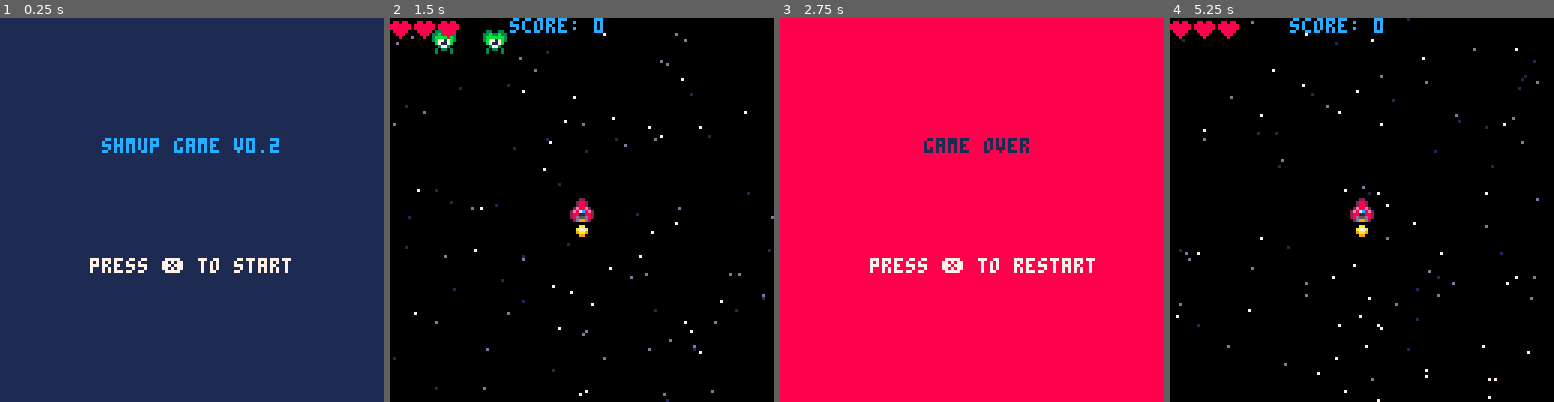
Above: before the commit, frames 1-4 (left to right).
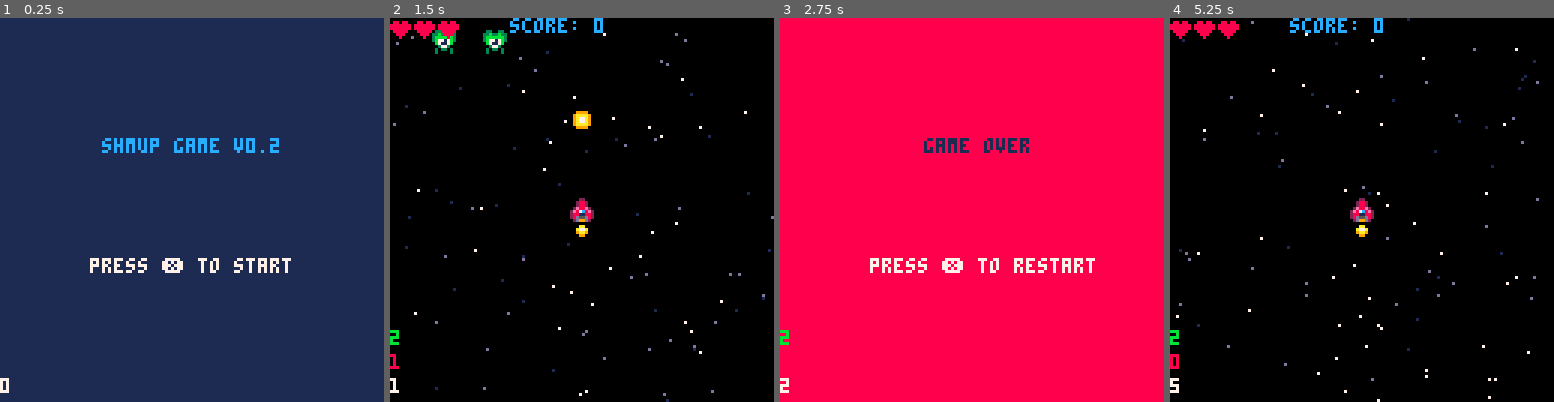
Above: after the commit, the same moments.

Repository: sirchras/p8-shmup
Game: PICO-8 cartridge shmup.p8
The game is run twice, just before and just after one commit, with the same random seed, the same clock (stepped at 60 frames per second) and the same inputs.
Inputs:
- Up to frame 1 (0.25 s): no input
- Up to frame 2 (1.5 s): tap X (X key) at 0.33, 1.07 s; tap O (Z key) at 0.7 s
- Up to frame 3 (2.75 s): hold Right 1.6-2.1 s; tap O (Z key) at 1.7, 2.1, 2.5 s; tap X (X key) at 1.85 s; hold Up 2.15-2.42 s; hold Right from 2.47 s (still down)
- Up to frame 4 (5.25 s): tap O (Z key) every 0.4 s from 2.9 to 4.9 s; tap X (X key) at 2.97, 4.08, 5.2 s; release Right at 3.03 s; hold Left 3.08-3.58 s; hold Down 3.63-3.97 s; hold Right 4.02-4.68 s; hold Up 4.73-5.03 s; hold Left from 5.08 s (still down)

The runs differ from the first frame. In frame 1, less than 0.1% of the frame differs, in the area x 0-3%, y 93-98%; in frame 2, 0.4%, in the area x 0-53%, y 24-98%; in frame 3, 0.1%; in frame 4, 0.2%.

Commit message:
update firing mechanics

Diff:
--- a/shmup.p8
+++ b/shmup.p8
@@ -26,13 +26,9 @@
 	}
 	draw[state]()
 	--debug time
-	if not state=="debug" then
-		print(flr(time()),0,120,7)
-		if (p) print(p.invul,0,104,9)
-		if (p) print(sin(p.invul/3),0,112,5)
---		if (bullets) print(#bullets,0,112,8)
---		if (enemies) print(#enemies,0,104,11)
-	end
+	print(flr(time()),0,120,7)
+	if (bullets) print(#bullets,0,112,8)
+	if (enemies) print(#enemies,0,104,11)
 end
 
 function draw_debug()
@@ -92,17 +88,16 @@
 	for e in all(enemies) do
 		e:update()
 		--rm offscreen enemies
-		if (e.y>128) del(enemies,e)
+		if e.y>128 then
+			del(enemies,e)
+			spawnenemy()
+		end
 	end
 	--anim background
 	bg.update()
 	--check if game over
 	if p.♥<=0 then
 		state="over"
-	end
-	--spawn enemy
-	if #enemies<2 then
-		spawnenemies(2)
 	end
 end
 
@@ -166,6 +161,8 @@
 	sp=2, --player sprite
 	fsp=5, --flame sprite
 	s=2, --movement speed
+	fr=4, --fire rate
+	fc=0, --fire cooldown
 	mflsh=0, --muzzle flash
 	♥=3, --current lives
 	m♥=3, --max lives
@@ -185,12 +182,14 @@
 	end
 	if btn(⬆️) then dy=-self.s end
 	if btn(⬇️) then dy=self.s end
-	if btnp(❎) then
+	if btn(❎) and self.fc<=0 then
 		--spawn new bullet
 		b=bullet:new{x=x,y=y-6,dy=-2}
 		add(bullets,b)
+		--reset fire cooldown
+		self.fc=self.fr
 		--set muzzle flash
-		self.mflsh=4
+		self.mflsh=5
 		--play firing sfx
 		sfx(0)
 	end
@@ -200,6 +199,8 @@
 	self.sp=sp
 	--decrm iframes
 	if (self.invul>0) self.invul-=1
+	--decrm fire cooldown
+	self.fc-=1
 	--anim muzzle flash
 	if (self.mflsh>0) self.mflsh-=1
 	--anim flame
@@ -227,7 +228,7 @@
 
 --bullet class
 bullet=gmobj:new{
-	sp=35, --bullet sprite
+	sp=33, --bullet sprite
 	dx=0, --x velocity
 	dy=0 --y velocity
 }
@@ -241,7 +242,7 @@
 			deli(enemies,i)
 			del(bullets,self)
 			sfx(2)
-			score+=100
+			score+=10
 			spawnenemy()
 		end
 	end
